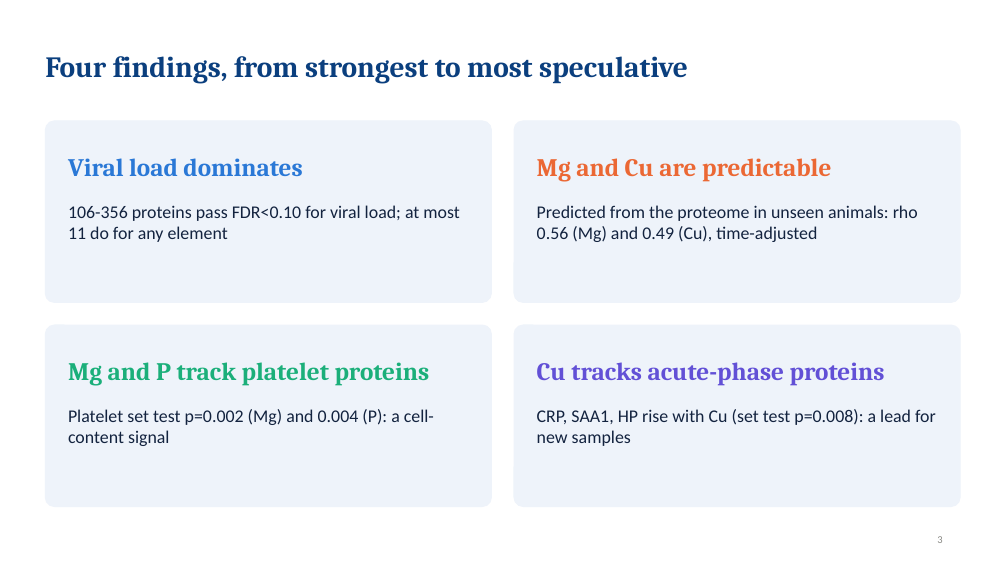
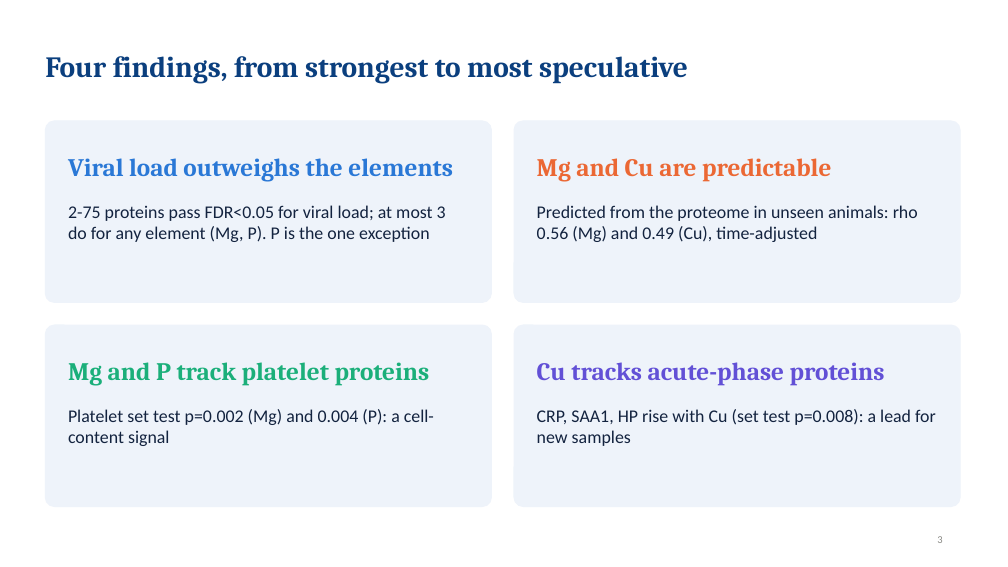
Before and after one commit to Isra-inventor/PRISM, a slide deck: slide 3 of omics_element_lmm/deck/elements_proteome_deck.pptx. Drawn at 1008x567 pixels with LibreOffice and Linux fonts; fonts in the diff are those of the drawing. Boxes give left, top, right and bottom in pixels: in the first picture for what was removed or moved away, otherwise in the second. Text is boxed around its words. In the diff, an @@ line names an element or a change of style, - is before the commit and + after.

```diff
--- a/omics_element_lmm/deck/elements_proteome_deck.pptx
+++ b/omics_element_lmm/deck/elements_proteome_deck.pptx
@@ text at [68, 158, 453, 182]: text changed @@
-Viral load dominates
+Viral load outweighs the elements
@@ text at [68, 205, 446, 242]: text changed @@
-106-356 proteins pass FDR<0.10 for viral load; at most 11 do for any element
+2-75 proteins pass FDR<0.05 for viral load; at most 3 do for any element (Mg, P). P is the one exception
```
Also in this commit, not shown: 6 other slides changed, 3 other files.
